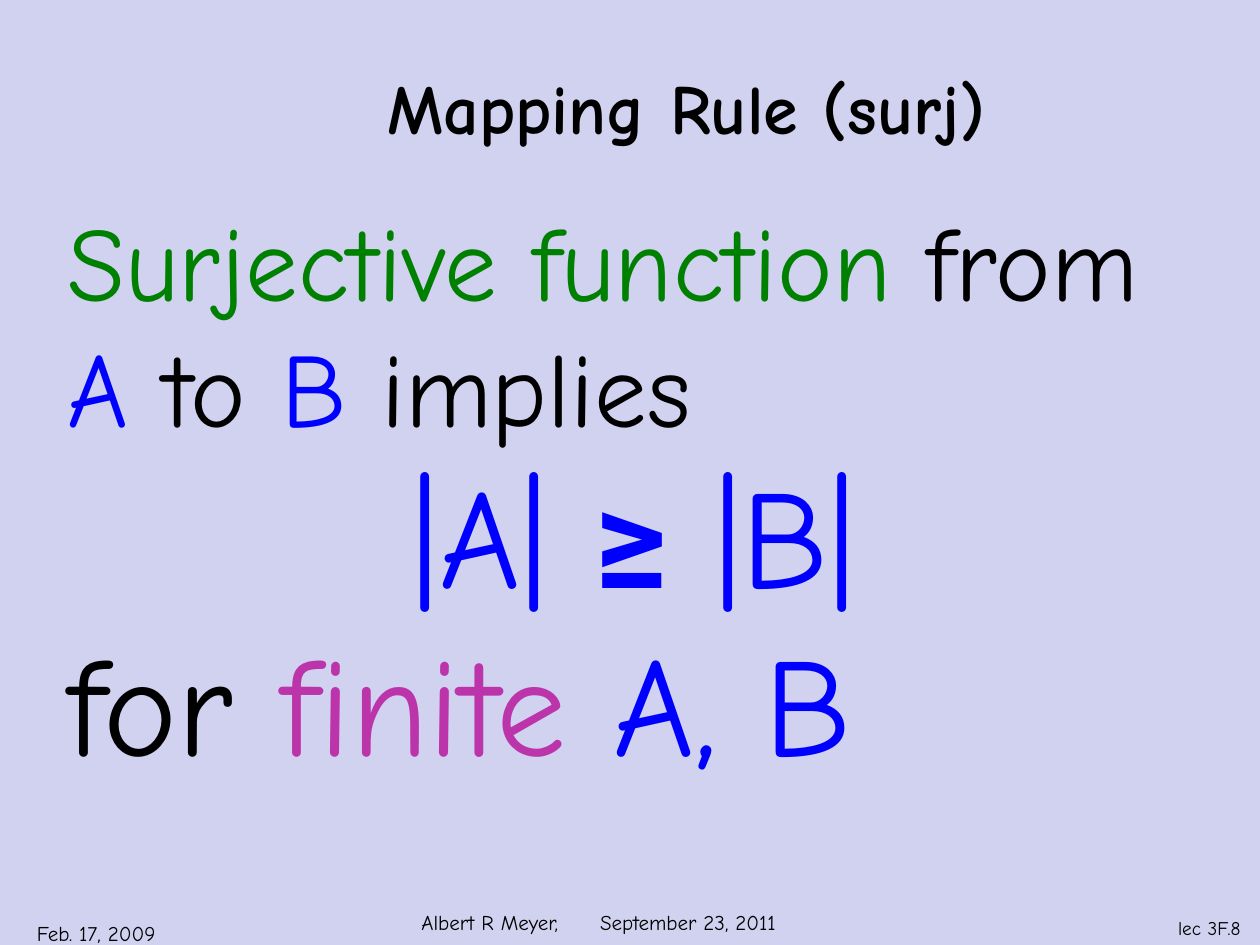
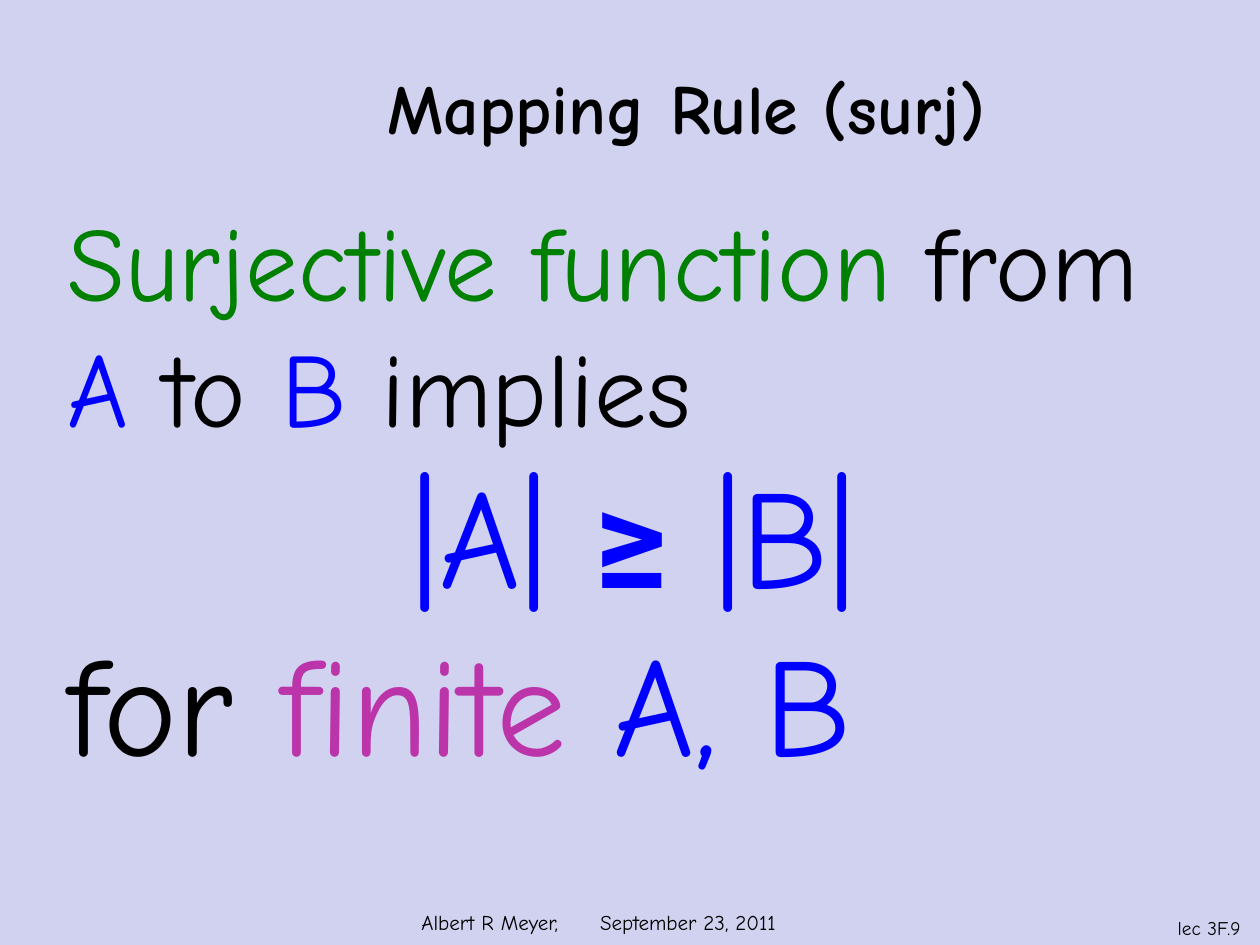
Before and after one commit to armeyer/mcs_web, a slide deck: slide 9 of fall11/slidesF11/slides3f.pptx (slide 8 before the commit). Drawn at 1260x945 pixels with LibreOffice and Linux fonts; fonts in the diff are those of the drawing; background and template pictures are left out. Boxes give left, top, right and bottom in pixels: in the first picture for what was removed or moved away, otherwise in the second. Text is boxed around its words. In the diff, an @@ line names an element or a change of style, - is before the commit and + after.

```diff
--- a/fall11/slidesF11/slides3f.pptx
+++ b/fall11/slidesF11/slides3f.pptx
@@ text removed at [37, 926, 156, 943] @@
-Feb. 17, 2009
@@ page number at [1178, 922, 1240, 935]: text changed @@
-lec 3F.8
+lec 3F.9
```
Also in this commit, not shown: 6 other slides changed, 2 slides added, 7 slides removed, 1 other file.
